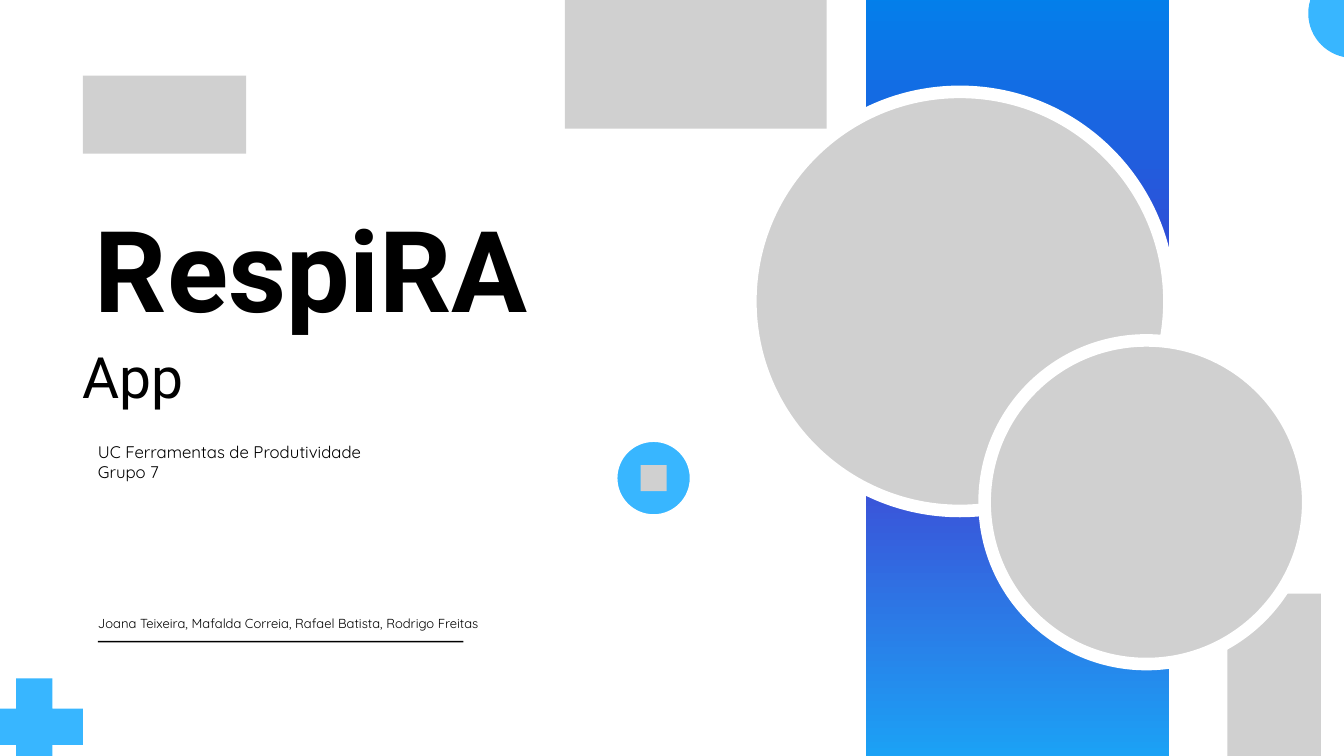
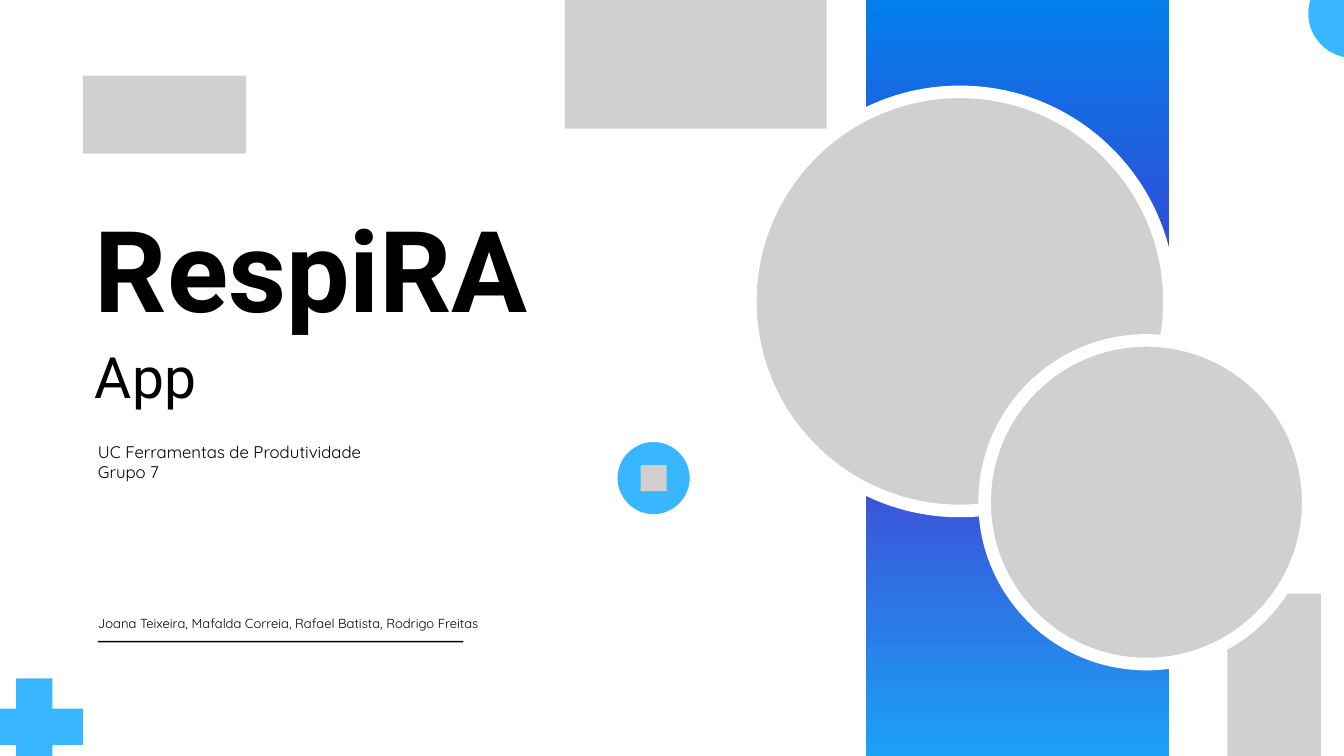
Before and after one commit to JoanaTeixeiraa/RespiRA_site, a slide deck: slide 1 of materiais/investigators_meeting_grupo7.pptx. Drawn at 1344x756 pixels with LibreOffice and Linux fonts; fonts in the diff are those of the drawing; grey boxes stand for pictures. Boxes give left, top, right and bottom in pixels: in the first picture for what was removed or moved away, otherwise in the second. Text is boxed around its words. In the diff, an @@ line names an element or a change of style, - is before the commit and + after.

```diff
--- a/materiais/investigators_meeting_grupo7.pptx
+++ b/materiais/investigators_meeting_grupo7.pptx
@@ text "App": place and size @@
-text "App" at (83,357,184,410)
+text "App" at (95,357,196,410)
```
Also in this commit, not shown: 3 other slides changed, 3 other files.
